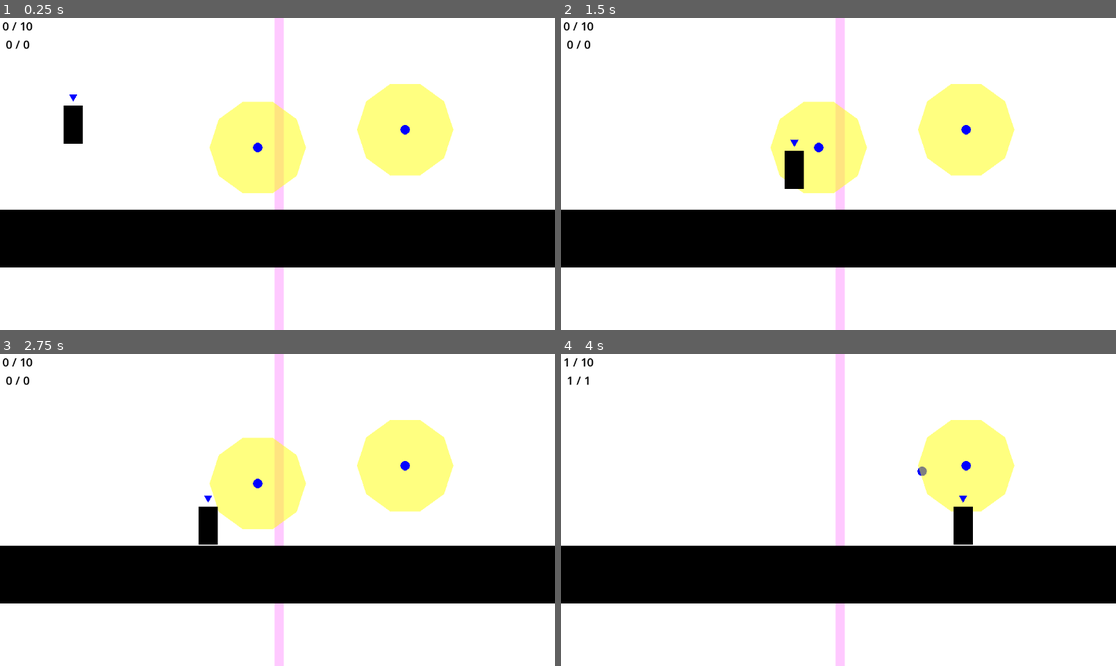
Above: before the commit, frames 1-4 (two rows, left to right).
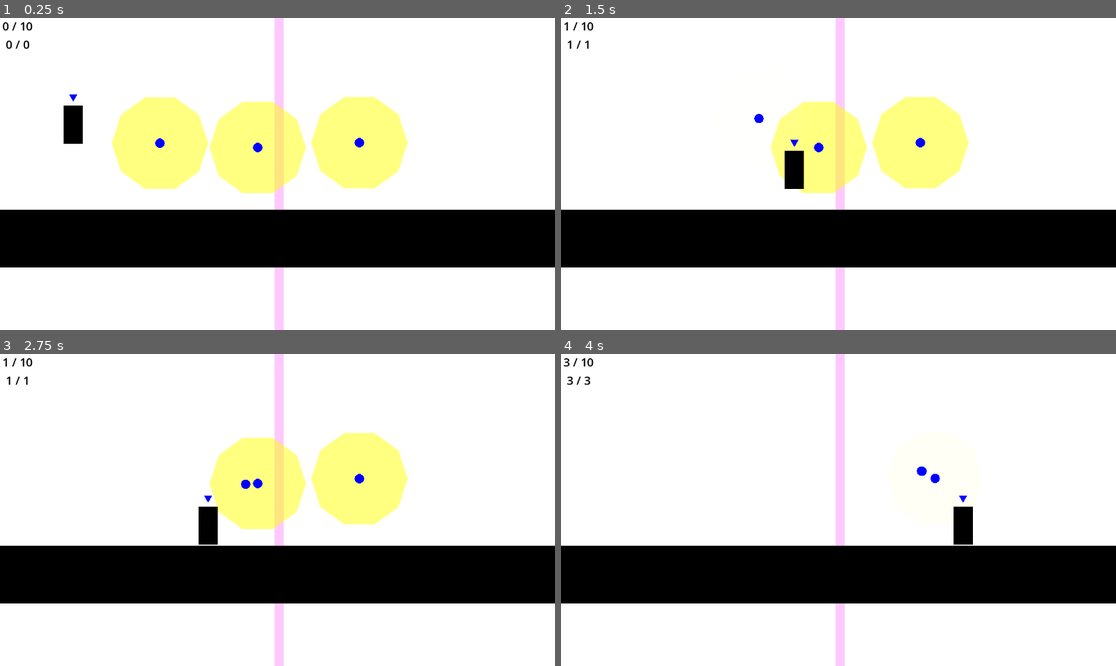
Above: after the commit, the same moments.

Repository: BaconEggsRL/ld56
Game: Godot game, scene res://game.tscn
Two runs of this game, one before a commit and one after it. Both use one fixed random seed, a clock stepped at 60 frames per second and the inputs below.
Inputs (mouse positions are in pixels of both pictures, inside the frame that each line leads up to):
- Up to frame 1 (0.25 s): no input
- Up to frame 2 (1.5 s): tap Enter (ui_accept) at 0.5, 0.77 s; move the mouse to (960, 158) at 0.52 s; hold Right (ui_right) from 0.53 s (still down); right-click (960, 158) at 0.6 s; click (960, 158) at 0.8 s; move the mouse to (727, 189) at 1.27 s; click (727, 189) at 1.35 s
- Up to frame 3 (2.75 s): tap Enter (ui_accept) at 1.52 s; right-click (166, 525) at 1.55 s; move the mouse to (333, 441) at 2.02 s; release Right (ui_right) at 2.03 s; hold Left (ui_left) from 2.03 s (still down); tap Ctrl (change_control) at 2.1 s; click (333, 441) at 2.3 s
- Up to frame 4 (4 s): move the mouse to (810, 572) at 2.77 s; release Left (ui_left) at 2.78 s; hold Right (ui_right) from 2.78 s (still down); tap Shift (charge_throw) at 2.85 s; tap Enter (ui_accept) at 3.02, 3.77 s; right-click (810, 572) at 3.05 s; move the mouse to (1005, 556) at 3.52 s; right-click (1005, 556) at 3.6 s; click (1005, 556) at 3.8 s

The runs differ from the first frame. In frame 1, 8.9% of the frame differs, in the area x 20-82%, y 21-55%; in frame 2, 5.1%; in frame 3, 5.1%; in frame 4, 4.0%.

Commit message:
bugfix 1

Diff:
--- a/entities/friend.gd
+++ b/entities/friend.gd
@@ -6,7 +6,7 @@
 var FOLLOW_SPEED = 4.0
 var AURA_LERP_SPEED = 4.0
 
-@export var player : CharacterBody2D
+@onready var player : CharacterBody2D = get_tree().get_first_node_in_group("player")
 
 
 @onready var control_marker = $control_marker
@@ -15,6 +15,7 @@
 @onready var collect_area_collision = collect_area.get_node("CollisionShape2D")
 
 var y_offset = 125
+var MIN_X_BOUNCE : float = 10.0
 
 
 @onready var collected : bool = false
@@ -115,7 +116,11 @@
 		if new_control_number != self.control_number:
 			self.in_control = false
 			control_marker.visible = false
+
+			# fix velocity on changing control (prevent sliding)
 			velocity.x = move_toward(velocity.x, 0, SPEED)
+
+
 		else:
 			self.in_control = true
 			control_marker.visible = true
@@ -202,8 +207,11 @@
 						if collision != null:
 							var collider = collision.get_collider()
 							if collider.is_in_group("wall"):
+								# print("wall")
 								temp_velocity = temp_velocity.bounce(collision.get_normal()) * THROW_BOUNCE_DAMP*1.25
-								velocity = temp_velocity
+								if abs(temp_velocity.x) > MIN_X_BOUNCE:
+									velocity = temp_velocity
+
 							if collider.is_in_group("floor"):
 								temp_velocity.y = temp_velocity.bounce(collision.get_normal()).y * THROW_BOUNCE_DAMP/1.75
 								velocity.y = temp_velocity.y
--- a/game.tscn
+++ b/game.tscn
@@ -80,13 +80,14 @@
 position = Vector2(1171, 330)
 shape = SubResource("RectangleShape2D_nxxxn")
 
-[node name="friend" parent="." node_paths=PackedStringArray("player") instance=ExtResource("2_fmk3c")]
+[node name="friend" parent="." instance=ExtResource("2_fmk3c")]
 position = Vector2(535, 269)
-player = NodePath("../player")
 
-[node name="friend2" parent="." node_paths=PackedStringArray("player") instance=ExtResource("2_fmk3c")]
-position = Vector2(841, 232)
-player = NodePath("../player")
+[node name="friend2" parent="." instance=ExtResource("2_fmk3c")]
+position = Vector2(746, 259)
+
+[node name="friend3" parent="." instance=ExtResource("2_fmk3c")]
+position = Vector2(332, 260)
 
 [node name="player" parent="." node_paths=PackedStringArray("num_friends_collected_label", "num_friends_returned_label") instance=ExtResource("1_fln6j")]
 position = Vector2(152, 232)
Not shown, changed: goals.txt
